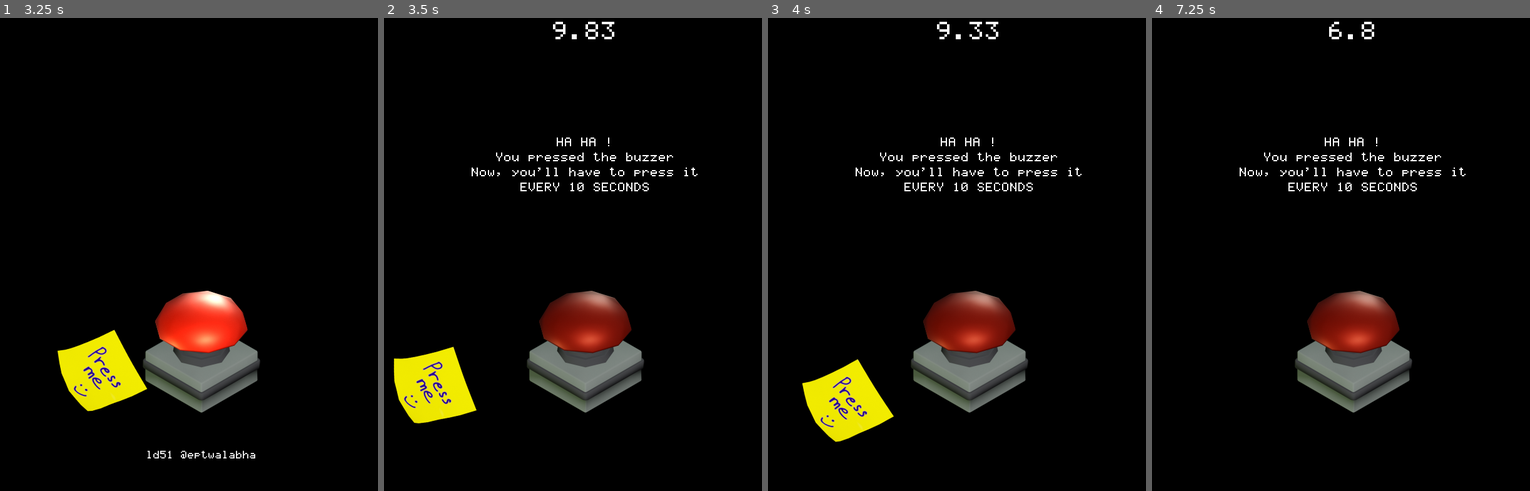
Above: before the commit, frames 1-4 (left to right).
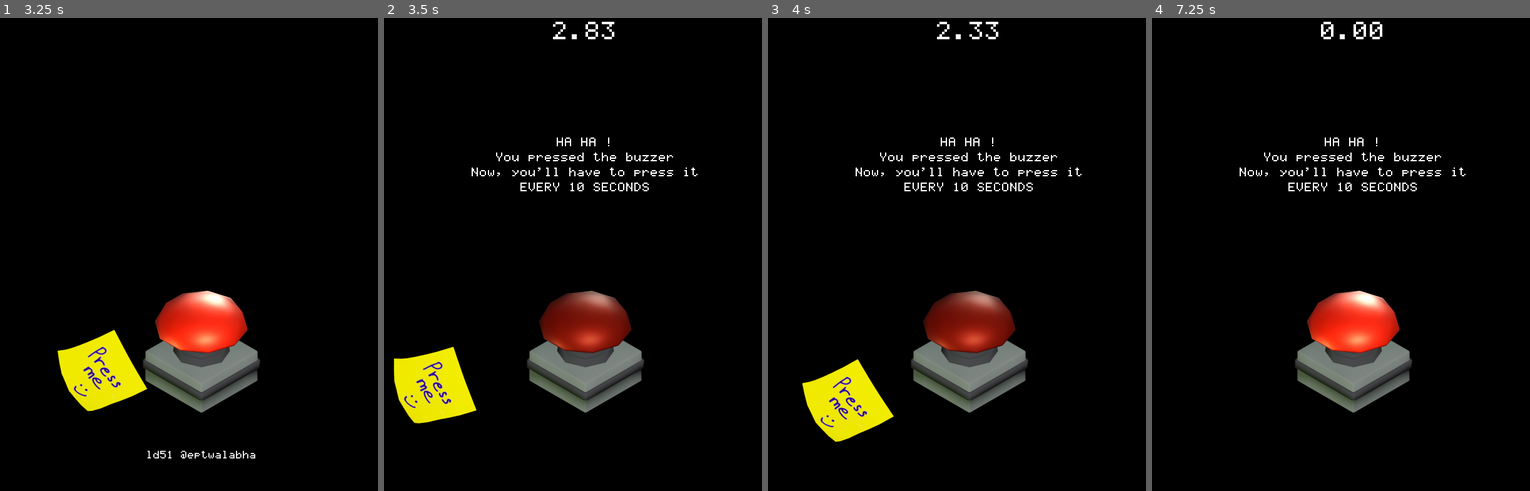
Above: after the commit, the same moments.

Repository: Eptwalabha/ld51
Game: Godot game, scene res://scenes/Game.tscn
The game is run twice, just before and just after one commit, with the same random seed, the same clock (stepped at 60 frames per second) and the same inputs.
Inputs (mouse positions are in pixels of both pictures, inside the frame that each line leads up to):
- Up to frame 1 (3.25 s): drag from (200, 368) to (253, 131) at 0.52 s; tap Enter at 1.25, 2.75 s; drag from (200, 368) to (177, 339) at 1.27 s; tap Space at 2 s; move the mouse to (253, 131) at 2.02 s; press the mouse at (253, 131) at 2.03 s; release the mouse at (253, 131) at 2.75 s; drag from (177, 339) to (52, 164) at 2.77 s
- Up to frame 2 (3.5 s): no input
- Up to frame 3 (4 s): move the mouse to (1119, 315) at 3.52 s; press the mouse at (1119, 315) at 3.53 s
- Up to frame 4 (7.25 s): release the mouse at (1503, 315) at 4.25 s; drag from (1204, 164) to (1276, 117) at 4.27 s; tap Space at 5 s; move the mouse to (1378, 240) at 5.02 s; press the mouse at (1378, 240) at 5.03 s; release the mouse at (1378, 240) at 5.75 s; tap Enter at 5.75 s; drag from (1276, 117) to (1352, 368) at 5.77 s; move the mouse to (1461, 216) at 6.52 s; press the mouse at (1461, 216) at 6.53 s

Frame 1 is identical in both runs. In frame 2, less than 0.1% of the frame differs, in the area x 44-49%, y 1-5%; in frame 3, less than 0.1%; in frame 4, 2.7%, in the area x 41-66%, y 0-71%.

Commit message:
add levels + trad

Diff:
--- a/assets/trad/traduction.csv
+++ b/assets/trad/traduction.csv
@@ -4,24 +4,26 @@
 "level-intro-03"	"Oh well... who am i kidding ? ...\nYou knew very well it was a trap\nI'm sure you pressed it to please me didn't you ?"
 "level-falling-object"	"Did you bring an umbrella ?"
 "level-td-random"
-"level-random-shrink-bounce"
+"level-random-shrink-bounce"	"Don't worry, not a lot of people can pass this one"
 "level-random-bounce"
 "level-bounce"	"This one does not like to stay in place"
 "level-shrink-bounce"
 "level-shrink"
-"level-fake-01"
-"level-fake-02"
-"level-fake-03"
+"level-fake-01"	"Two buzzers !\n\nYou didn't expected that did you ?"
+"level-fake-02"	"All right let's spice things up a bit"
+"level-fake-03"	"Needle, haystack, you know…"
 "level-power-maze"
 "level-tiny"
-"level-tp-random-tiny"
-"level-no-cap"
+"level-tp-random-tiny"	"I call this one the grasshopper"
+"level-no-cap"	"No cap, no buzz\n\nI am a genius !"
 "level-need-power"
-"level-fall"
-"level-no-counter"
-"level-no-light"
+"level-fall"	"Oopsy, I dropped the buzzer !"
+"level-no-counter"	"Are you good at time estimation ?"
+"level-no-light"	"If I turn of the light you won't be able to press"
 "level-too-soon"	"I love the way the cap glows when the buzzer's ready to be pressed "
 "level-pitch-black"	"Ah ah, I turned the light off, you cannot see a thing\nvictory is mine"
 "game-over"	"BOOOoooo!\nYou are a lousy buzzer presser"
 "game-over-too-soon"	"Gotcha ! You can only trust the count-down here"
 "game-over-intro"	"Oh My Good !!!\nHow did you manage to loose at this stage ?\n\nYOU JUST HAVE TO PRESS THE BUZZER\nEVERY 10 SECONDS !!!"
+"game-over-no-cap"	"A genius indeed"
+"victory-easter-egg"	"If you've made this far, write 'banana' in your comment ;)"
--- a/scenes/Game.gd
+++ b/scenes/Game.gd
@@ -25,17 +25,19 @@
 enum LEVEL {
 	NOTHING,
 	INTRO,
+	FAKE_1,
+	FAKE_2,
+	FAKE_THE_RETURN,
 	INTRO2,
 	INTRO3,
+	BOUNCE,
 #	FALLING_OBJECT,
 
 	TP_RANDOM,
 	RANDOM_SHRINK_BOUNCE,
 	RANDOM_BOUNCE,
-	BOUNCE,
 	SHRINK_BOUNCE,
 	SHRINK,
-	FAKE,
 	NEED_POWER_MAZE,
 	TINY,
 	TP_RANDOM_TINY,
@@ -188,8 +190,14 @@
 			start_random_timer()
 		LEVEL.TP_RANDOM:
 			start_random_timer()
-		LEVEL.FAKE:
-			$BG/FakeBuzzers.start()
+		LEVEL.FAKE_1:
+			$BG/FakeBuzzers.start(0)
+			new_buzzer_position = random_position()
+		LEVEL.FAKE_2:
+			$BG/FakeBuzzers.start(1)
+			new_buzzer_position = random_position()
+		LEVEL.FAKE_THE_RETURN:
+			$BG/FakeBuzzers.start(2)
 			new_buzzer_position = random_position()
 		_:
 			pass
@@ -247,6 +255,8 @@
 			return "game-over-intro"
 		LEVEL.LIGHT_TOO_SOON:
 			return "game-over-too-soon"
+		LEVEL.NO_CAP:
+			return "game-over-no-cap"
 		_: return "game-over"
 
 # CALLBACKS
--- a/scenes/Game.tscn
+++ b/scenes/Game.tscn
@@ -90,6 +90,7 @@
 [node name="Game" type="Node2D"]
 script = ExtResource( 1 )
 shrink_curve = SubResource( 4 )
+duration = 3.0
 
 [node name="ColorRect" type="ColorRect" parent="."]
 margin_left = -38.0
--- a/scenes/Victory.tscn
+++ b/scenes/Victory.tscn
@@ -36,7 +36,7 @@
 
 [node name="Label" type="Label" parent="CanvasLayer/Control/VBoxContainer"]
 margin_right = 700.0
-margin_bottom = 173.0
+margin_bottom = 169.0
 size_flags_vertical = 7
 size_flags_stretch_ratio = 0.6
 custom_colors/font_color = Color( 0.0862745, 0.839216, 0, 1 )
@@ -46,17 +46,24 @@
 valign = 1
 
 [node name="RichTextLabel" type="RichTextLabel" parent="CanvasLayer/Control/VBoxContainer"]
-margin_top = 177.0
+margin_top = 173.0
 margin_right = 700.0
-margin_bottom = 466.0
+margin_bottom = 455.0
 size_flags_vertical = 3
 bbcode_enabled = true
 
 [node name="Label2" type="Label" parent="CanvasLayer/Control/VBoxContainer"]
-margin_top = 470.0
+margin_top = 459.0
+margin_right = 700.0
+margin_bottom = 741.0
+size_flags_vertical = 7
+
+[node name="Label3" type="Label" parent="CanvasLayer/Control/VBoxContainer"]
+margin_top = 745.0
 margin_right = 700.0
 margin_bottom = 760.0
-size_flags_vertical = 7
+text = "victory-easter-egg"
+align = 1
 
 [node name="Fade" parent="CanvasLayer" instance=ExtResource( 4 )]
 
--- a/scenes/item/fake/FakeBuzzers.gd
+++ b/scenes/item/fake/FakeBuzzers.gd
@@ -3,16 +3,25 @@
 
 var texture = load("res://assets/img/button-full.png")
 
-func _ready() -> void:
-	for i in range(40):
+func start(level: int) -> void:
+	match level:
+		0: spawn(1)
+		1: spawn(4)
+		2: spawn(50)
+	visible = true
+
+func spawn(n: int) -> void:
+	for f in $fakes.get_children():
+		f.hide()
+
+	for i in range(n):
 		var s = Sprite.new()
 		s.texture = texture
 		s.scale = Vector2(.5, .5)
-		s.global_position = Vector2(-50, -50) + Vector2(900 * randf(), 900 * randf())
-		add_child(s)
-
-func start() -> void:
-	visible = true
+		s.global_position = Vector2(100, 150) + Vector2(600 * randf(), 550 * randf())
+		$fakes.add_child(s)
 
 func reset() -> void:
+	for f in $fakes.get_children():
+		f.hide()
 	visible = false
--- a/scenes/item/fake/FakeBuzzers.tscn
+++ b/scenes/item/fake/FakeBuzzers.tscn
@@ -1,12 +1,8 @@
-[gd_scene load_steps=3 format=2]
+[gd_scene load_steps=2 format=2]
 
 [ext_resource path="res://scenes/item/fake/FakeBuzzers.gd" type="Script" id=1]
-[ext_resource path="res://assets/img/button-full.png" type="Texture" id=2]
 
 [node name="FakeBuzzers" type="Node2D"]
 script = ExtResource( 1 )
 
-[node name="Sprite" type="Sprite" parent="."]
-texture = ExtResource( 2 )
-
 [node name="fakes" type="Node2D" parent="."]
